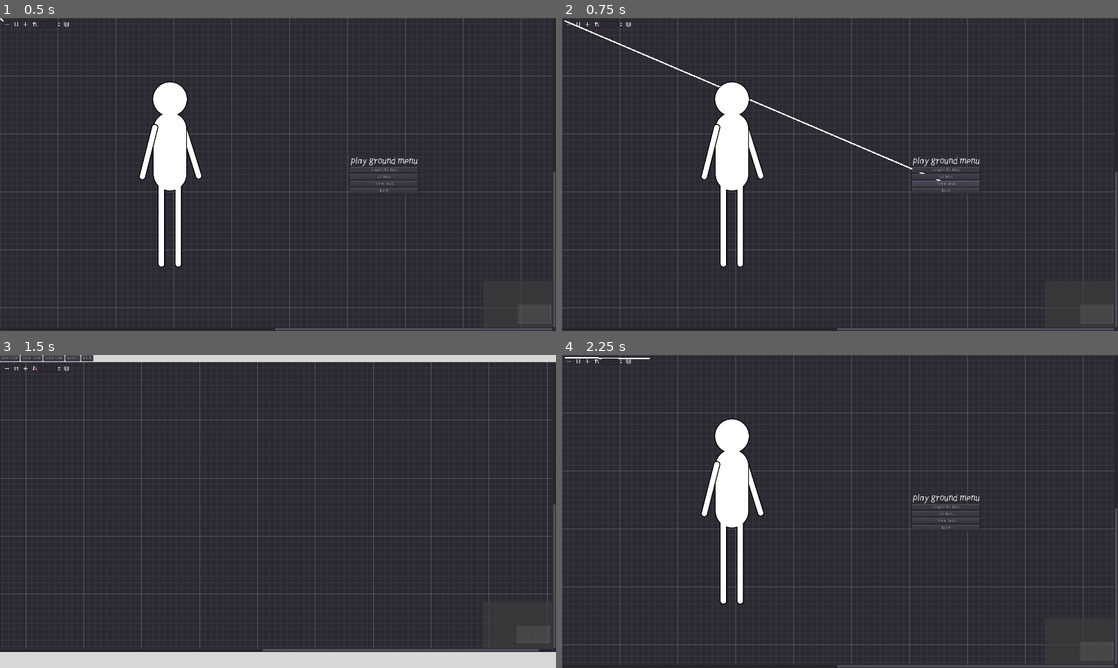
Above: before the commit, frames 1-4 (two rows, left to right).
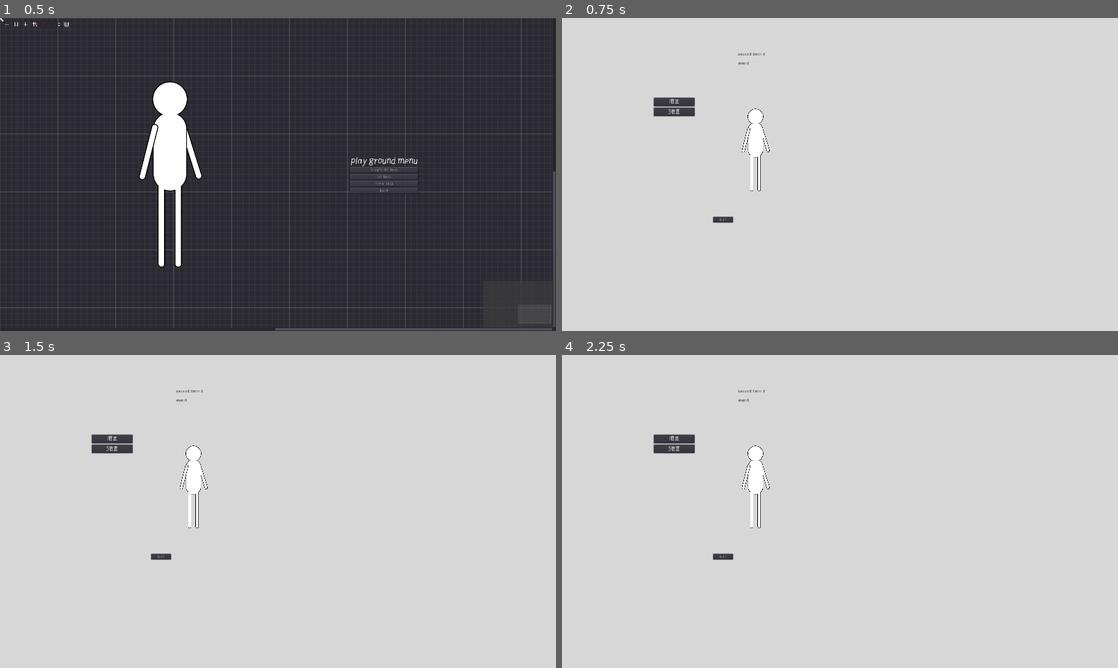
Above: after the commit, the same moments.

Repository: xukongwen/PhantomWorld
Game: Godot game, scene res://scences/Sc_test_menu.tscn
Two runs of this game, one before a commit and one after it. Both use one fixed random seed, a clock stepped at 60 frames per second and the inputs below. This scene is started directly instead of the project's main scene.
Inputs (mouse positions are in pixels of both pictures, inside the frame that each line leads up to):
- Up to frame 1 (0.5 s): no input
- Up to frame 2 (0.75 s): click "Time_test" at 0.5 s
- Up to frame 3 (1.5 s): click (383, 508) at 1.25 s, where only the run before the commit has a clickable "GraphEdit_test"
- Up to frame 4 (2.25 s): click (650, 358) at 2 s, where only the run before the commit has a clickable "back"

Frame 1 is identical in both runs. In frame 2, 99% of the frame differs, in the area x 0-100%, y 0-100%; in frame 3, 93%; in frame 4, 99%.

Commit message:
ok

Diff:
--- a/scences/Sc_test_menu.gd
+++ b/scences/Sc_test_menu.gd
@@ -16,4 +16,4 @@
 
 
 func _on_Time_test_pressed():
-		get_tree().change_scene("res://scences/test/time_test.tscn")
+	get_tree().change_scene("res://text/time_test.tscn")
